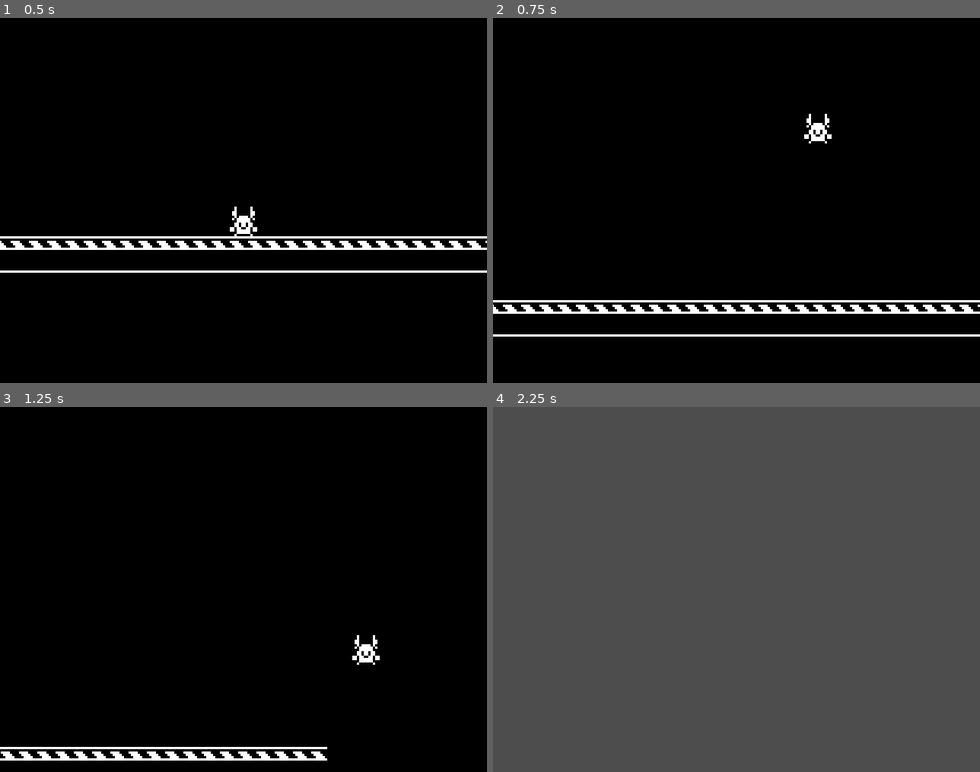
Above: before the commit, frames 1-4 (two rows, left to right).
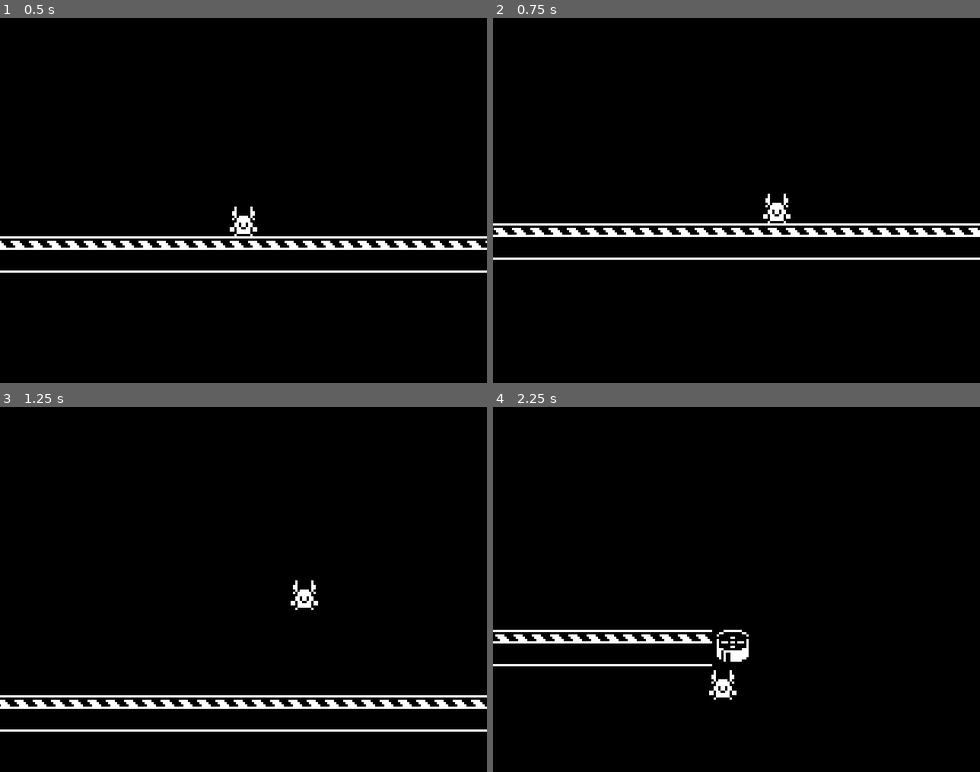
Above: after the commit, the same moments.

Repository: Nocturnal-sys/kenney-jam-2025-POWER
Game: Godot game, scene res://Scenes/game.tscn
The game is run twice, just before and just after one commit, with the same random seed, the same clock (stepped at 60 frames per second) and the same inputs.
Inputs:
- Up to frame 1 (0.5 s): no input
- Up to frame 2 (0.75 s): tap Enter (ui_accept) at 0.5, 0.6 s; hold Right (ui_right) from 0.53 s (still down)
- Up to frame 3 (1.25 s): keep holding Right (ui_right); tap Space (Jump, bound only after the commit) at 0.77, 0.8, 1.07 s
- Up to frame 4 (2.25 s): tap Space (Jump, bound only after the commit) at 1.35, 1.52, 1.82 s; tap Enter (ui_accept) at 1.55, 2.1 s; release Right (ui_right) at 2.03 s; hold Left (ui_left) from 2.03 s (still down)

Frame 1 is identical in both runs. In frame 2, 6.0% of the frame differs, in the area x 0-100%, y 26-88%; in frame 3, 4.7%; in frame 4, 100%, in the area x 0-100%, y 0-100%.

Commit message:
add lever and fan sprites

Diff:
--- /dev/null
+++ b/Scenes/fan_block.tscn
@@ -0,0 +1,39 @@
+[gd_scene load_steps=6 format=3 uid="uid://x3bpiw425rqp"]
+
+[ext_resource type="Texture2D" uid="uid://h2nlq76ipmut" path="res://Assets/TileMaps/monochrome_tilemap_packed.png" id="1_4txlo"]
+
+[sub_resource type="RectangleShape2D" id="RectangleShape2D_h033w"]
+size = Vector2(16, 16)
+
+[sub_resource type="AtlasTexture" id="AtlasTexture_t4ye2"]
+atlas = ExtResource("1_4txlo")
+region = Rect2(144, 272, 16, 16)
+
+[sub_resource type="AtlasTexture" id="AtlasTexture_r26ck"]
+atlas = ExtResource("1_4txlo")
+region = Rect2(160, 272, 16, 16)
+
+[sub_resource type="SpriteFrames" id="SpriteFrames_wmtrn"]
+animations = [{
+"frames": [{
+"duration": 1.0,
+"texture": SubResource("AtlasTexture_t4ye2")
+}, {
+"duration": 1.0,
+"texture": SubResource("AtlasTexture_r26ck")
+}],
+"loop": true,
+"name": &"default",
+"speed": 5.0
+}]
+
+[node name="FanBlock" type="Area2D"]
+
+[node name="CollisionShape2D" type="CollisionShape2D" parent="."]
+shape = SubResource("RectangleShape2D_h033w")
+
+[node name="AnimatedSprite2D" type="AnimatedSprite2D" parent="."]
+sprite_frames = SubResource("SpriteFrames_wmtrn")
+autoplay = "default"
+frame = 1
+frame_progress = 0.0502408
--- a/Scenes/level_1.tscn
+++ b/Scenes/level_1.tscn
@@ -1,8 +1,10 @@
-[gd_scene load_steps=8 format=4 uid="uid://mqrqbs7bcf8c"]
+[gd_scene load_steps=10 format=4 uid="uid://mqrqbs7bcf8c"]
 
 [ext_resource type="Texture2D" uid="uid://jfobyur51a7j" path="res://Assets/TileMaps/monochrome_tilemap_transparent.png" id="1_8ffim"]
 [ext_resource type="Texture2D" uid="uid://h2nlq76ipmut" path="res://Assets/TileMaps/monochrome_tilemap_packed.png" id="2_xfk5q"]
 [ext_resource type="Texture2D" uid="uid://cjvqb0cwrt6xx" path="res://Assets/TileMaps/colored_packed.png" id="3_xfk5q"]
+[ext_resource type="PackedScene" uid="uid://x3bpiw425rqp" path="res://scenes/fan_block.tscn" id="4_7p6j4"]
+[ext_resource type="PackedScene" uid="uid://ppuxxoq6px0y" path="res://scenes/lever.tscn" id="5_6444e"]
 
 [sub_resource type="TileSetAtlasSource" id="TileSetAtlasSource_5xbjy"]
 texture = ExtResource("1_8ffim")
@@ -2338,3 +2340,10 @@
 [node name="World" type="TileMapLayer" parent="."]
 tile_map_data = PackedByteArray("AAANABMAAgALAAwAAAAOABMAAgALAAwAAAAPABMAAgALAAwAAAAQABMAAgALAAwAAAARABMAAgALAAwAAAASAB …(240 unchanged characters)…
 tile_set = SubResource("TileSet_fcfvj")
+
+[node name="FanBlock" parent="." instance=ExtResource("4_7p6j4")]
+position = Vector2(537, 311)
+rotation = -1.57086
+
+[node name="Lever" parent="." instance=ExtResource("5_6444e")]
+position = Vector2(221, 298)
--- /dev/null
+++ b/Scenes/lever.gd
@@ -0,0 +1,6 @@
+extends Area2D
+
+@onready var path: PathFollow2D = $Path2D/PathFollow2D
+
+func _process(delta: float) -> void:
+	path.progress_ratio += 1 * delta
--- /dev/null
+++ b/Scenes/lever.tscn
@@ -0,0 +1,66 @@
+[gd_scene load_steps=9 format=3 uid="uid://ppuxxoq6px0y"]
+
+[ext_resource type="Texture2D" uid="uid://be2awurt0iyk8" path="res://Assets/TileMaps/colored-transparent_packed.png" id="1_4kwec"]
+[ext_resource type="Script" uid="uid://c17rwo1cuhv7l" path="res://scenes/lever.gd" id="1_qxmkn"]
+[ext_resource type="Texture2D" uid="uid://bla7mwwviebwj" path="res://Assets/Sprites/tile_0087.png" id="2_ncfea"]
+
+[sub_resource type="RectangleShape2D" id="RectangleShape2D_4kwec"]
+size = Vector2(16, 11)
+
+[sub_resource type="AtlasTexture" id="AtlasTexture_ncfea"]
+atlas = ExtResource("1_4kwec")
+region = Rect2(48, 160, 16, 16)
+
+[sub_resource type="AtlasTexture" id="AtlasTexture_qxmkn"]
+atlas = ExtResource("1_4kwec")
+region = Rect2(64, 160, 16, 16)
+
+[sub_resource type="SpriteFrames" id="SpriteFrames_8di2w"]
+animations = [{
+"frames": [{
+"duration": 1.0,
+"texture": SubResource("AtlasTexture_ncfea")
+}],
+"loop": true,
+"name": &"off",
+"speed": 5.0
+}, {
+"frames": [{
+"duration": 1.0,
+"texture": SubResource("AtlasTexture_qxmkn")
+}],
+"loop": true,
+"name": &"on",
+"speed": 5.0
+}]
+
+[sub_resource type="Curve2D" id="Curve2D_qxmkn"]
+_data = {
+"points": PackedVector2Array(0, 0, 0, -4, 0, 0, 0, -4, 0, 0, 0, -6, 0, -6, 0, 0, 0, 0)
+}
+point_count = 3
+
+[node name="Lever" type="Area2D"]
+collision_layer = 4
+collision_mask = 2
+script = ExtResource("1_qxmkn")
+
+[node name="CollisionShape2D" type="CollisionShape2D" parent="."]
+position = Vector2(0, 0.5)
+shape = SubResource("RectangleShape2D_4kwec")
+
+[node name="AnimatedSprite2D" type="AnimatedSprite2D" parent="."]
+sprite_frames = SubResource("SpriteFrames_8di2w")
+animation = &"on"
+
+[node name="Path2D" type="Path2D" parent="."]
+position = Vector2(0, -16)
+curve = SubResource("Curve2D_qxmkn")
+
+[node name="PathFollow2D" type="PathFollow2D" parent="Path2D"]
+rotation = -1.5708
+rotates = false
+
+[node name="InputPrompt" type="Sprite2D" parent="Path2D/PathFollow2D"]
+rotation = 1.5708
+texture = ExtResource("2_ncfea")
--- /dev/null
+++ b/Scripts/lever.gd
@@ -0,0 +1,6 @@
+extends Area2D
+
+@onready var path: PathFollow2D = $InputPrompt/Path2D/PathFollow2D
+
+func _process(delta: float) -> void:
+	path.progress_ratio += 1*delta
--- a/Scripts/player.gd
+++ b/Scripts/player.gd
@@ -1,8 +1,8 @@
 extends CharacterBody2D
 
 
-const SPEED = 300.0
-const JUMP_VELOCITY = -400.0
+const SPEED = 150.0
+const JUMP_VELOCITY = -300.0
 
 
 func _physics_process(delta: float) -> void:
@@ -11,12 +11,12 @@
 		velocity += get_gravity() * delta
 
 	# Handle jump.
-	if Input.is_action_just_pressed("ui_accept") and is_on_floor():
+	if Input.is_action_just_pressed("Jump") and is_on_floor():
 		velocity.y = JUMP_VELOCITY
 
 	# Get the input direction and handle the movement/deceleration.
 	# As good practice, you should replace UI actions with custom gameplay actions.
-	var direction := Input.get_axis("ui_left", "ui_right")
+	var direction := Input.get_axis("Move_Left", "Move_Right")
 	if direction:
 		velocity.x = direction * SPEED
 	else:
--- a/project.godot
+++ b/project.godot
@@ -19,6 +19,31 @@
 window/size/viewport_width=640
 window/size/viewport_height=480
 
+[input]
+
+Move_Right={
+"deadzone": 0.2,
+"events": [Object(InputEventKey,"resource_local_to_scene":false,"resource_name":"","device":-1,"window_id":0,"alt_pressed":false,"shift_pressed":false,"ctrl_pressed":false,"meta_pressed":false,"pressed":false,"keycode":0,"physical_keycode":68,"key_label":0,"unicode":100,"location":0,"echo":false,"script":null)
+, Object(InputEventKey,"resource_local_to_scene":false,"resource_name":"","device":-1,"window_id":0,"alt_pressed":false,"shift_pressed":false,"ctrl_pressed":false,"meta_pressed":false,"pressed":false,"keycode":0,"physical_keycode":4194321,"key_label":0,"unicode":0,"location":0,"echo":false,"script":null)
+]
+}
+Move_Left={
+"deadzone": 0.2,
+"events": [Object(InputEventKey,"resource_local_to_scene":false,"resource_name":"","device":-1,"window_id":0,"alt_pressed":false,"shift_pressed":false,"ctrl_pressed":false,"meta_pressed":false,"pressed":false,"keycode":0,"physical_keycode":65,"key_label":0,"unicode":97,"location":0,"echo":false,"script":null)
+, Object(InputEventKey,"resource_local_to_scene":false,"resource_name":"","device":-1,"window_id":0,"alt_pressed":false,"shift_pressed":false,"ctrl_pressed":false,"meta_pressed":false,"pressed":false,"keycode":0,"physical_keycode":4194319,"key_label":0,"unicode":0,"location":0,"echo":false,"script":null)
+]
+}
+Jump={
+"deadzone": 0.2,
+"events": [Object(InputEventKey,"resource_local_to_scene":false,"resource_name":"","device":-1,"window_id":0,"alt_pressed":false,"shift_pressed":false,"ctrl_pressed":false,"meta_pressed":false,"pressed":false,"keycode":0,"physical_keycode":32,"key_label":0,"unicode":32,"location":0,"echo":false,"script":null)
+]
+}
+Interact={
+"deadzone": 0.2,
+"events": [Object(InputEventKey,"resource_local_to_scene":false,"resource_name":"","device":-1,"window_id":0,"alt_pressed":false,"shift_pressed":false,"ctrl_pressed":false,"meta_pressed":false,"pressed":false,"keycode":0,"physical_keycode":69,"key_label":0,"unicode":101,"location":0,"echo":false,"script":null)
+]
+}
+
 [layer_names]
 
 2d_physics/layer_1="World"
Binary file added: Assets/Fonts/PixelOperator8.ttf
Not shown, added: Assets/Fonts/PixelOperator8.ttf.import
Binary file added: Assets/Sprites/tile_0087.png
Not shown, added: Assets/Sprites/tile_0087.png.import
Binary file added: Assets/TileMaps/colored-transparent_packed.png
Not shown, added: Assets/TileMaps/colored-transparent_packed.png.import
Not shown, added: Scenes/lever.gd.uid
Not shown, added: Scripts/lever.gd.uid
